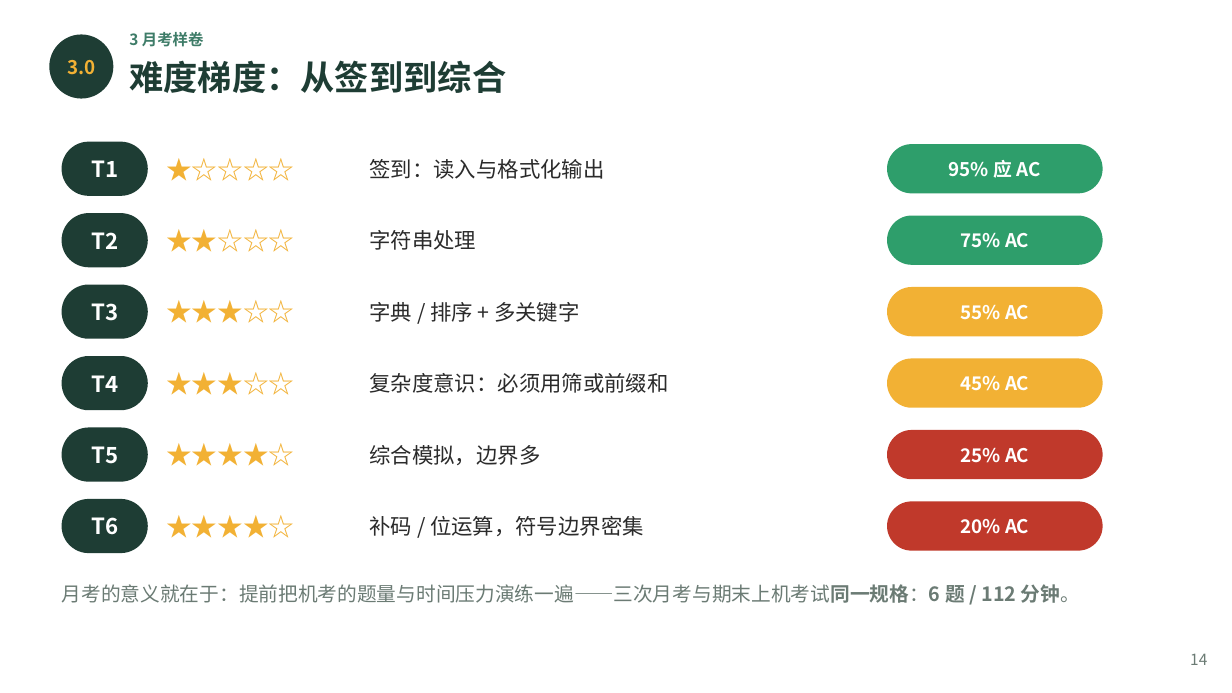
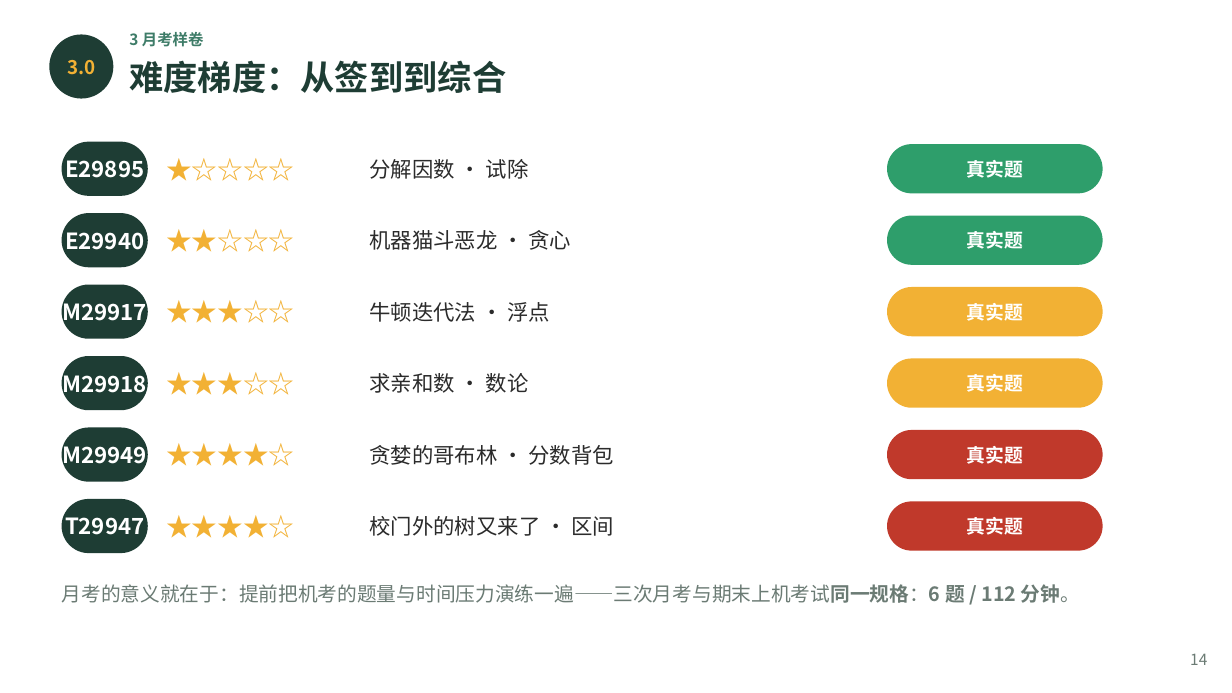
Before and after one commit to GMyhf/2026fall-cs101, a slide deck: slide 14 of courseware/202609_ADS_W05_October_Exam_Review.pptx. Drawn at 1232x693 pixels with LibreOffice and Linux fonts; fonts in the diff are those of the drawing. Boxes give left, top, right and bottom in pixels: in the first picture for what was removed or moved away, otherwise in the second. Text is boxed around its words. In the diff, an @@ line names an element or a change of style, - is before the commit and + after.

```diff
--- a/courseware/202609_ADS_W05_October_Exam_Review.pptx
+++ b/courseware/202609_ADS_W05_October_Exam_Review.pptx
@@ text at (65,160,144,178): text changed @@
-T1
+E29895
@@ text at (370,159,529,179): text changed @@
-签到：读入与格式化输出
+分解因数 · 试除
@@ text at (967,160,1023,178): text changed @@
-95% 应 AC
+真实题
@@ text at (65,232,144,250): text changed @@
-T2
+E29940
@@ text at (370,230,572,250): text changed @@
-字符串处理
+机器猫斗恶龙 · 贪心
@@ text at (967,231,1023,249): text changed @@
-75% AC
+真实题
@@ text at (63,298,147,326): text changed @@
-T3
+M29917
@@ text at (370,302,550,322): text changed @@
-字典 / 排序 + 多关键字
+牛顿迭代法 · 浮点
@@ text at (967,303,1023,321): text changed @@
-55% AC
+真实题
@@ text at (63,369,147,397): text changed @@
-T4
+M29918
@@ text at (370,373,529,393): text changed @@
-复杂度意识：必须用筛或前缀和
+求亲和数 · 数论
@@ text at (967,374,1023,392): text changed @@
-45% AC
+真实题
@@ text at (63,441,147,469): text changed @@
-T5
+M29949
@@ text at (370,445,614,465): text changed @@
-综合模拟，边界多
+贪婪的哥布林 · 分数背包
@@ text at (967,446,1023,464): text changed @@
-25% AC
+真实题
@@ text at (65,517,144,535): text changed @@
-T6
+T29947
@@ text at (370,516,614,536): text changed @@
-补码 / 位运算，符号边界密集
+校门外的树又来了 · 区间
@@ text at (967,517,1023,535): text changed @@
-20% AC
+真实题
```
Also in this commit, not shown: 9 other files.
